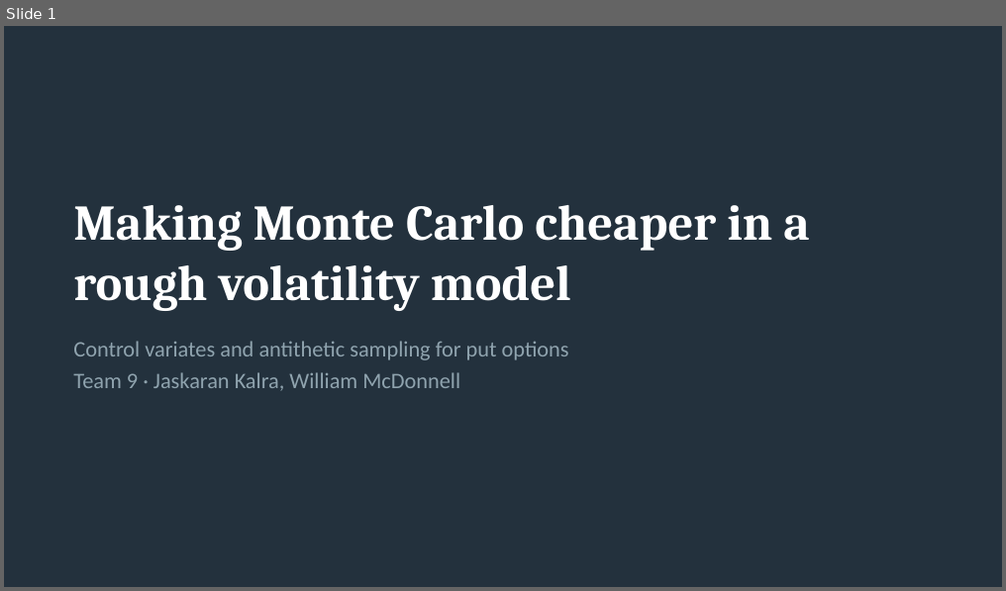
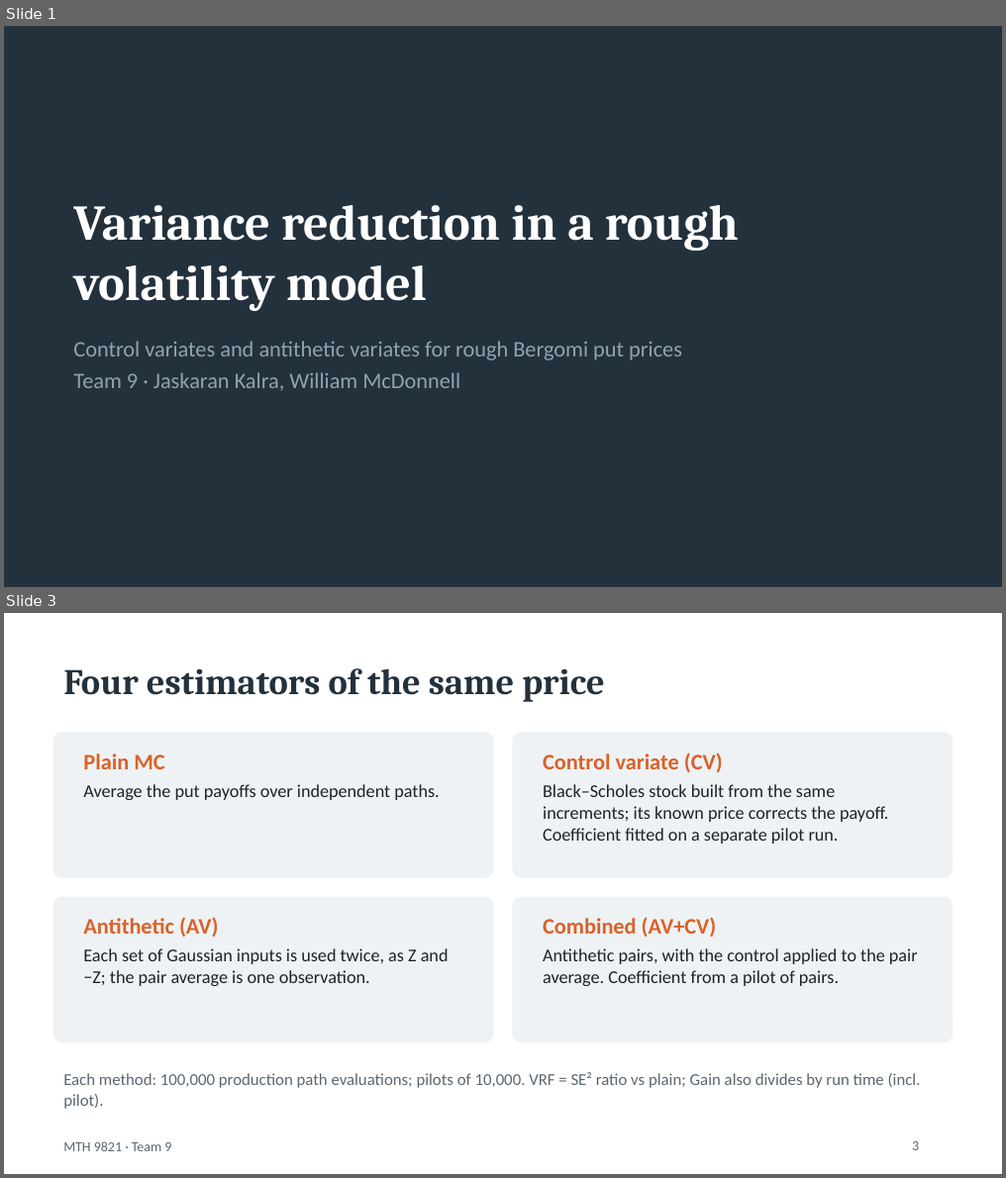
Before and after one commit to karan2615/MTH9821, a slide deck: hw2_slides.pptx. Shown one above the other, each under a label of ours: slide 1 before the commit, slides 1 and 3 after it; the slides between them are not shown. The pictures are 1006x591 and 1006x1178 pixels, drawn with LibreOffice and Linux fonts; fonts in the diff are those of the drawing. Boxes give left, top, right and bottom in pixels: in the first picture for what was removed or moved away, otherwise in the second. Text is boxed around its words. In the diff, an @@ line names an element or a change of style, - is before the commit and + after.

```diff
--- a/hw2_slides.pptx
+++ b/hw2_slides.pptx
@@ slide 3 added at (x1=4, y1=613, x2=1002, y2=1174), background #FFFFFF @@
@@ title added at (x1=63, y1=668, x2=604, y2=702), 26 pt, text #23313D, bold @@
+Four estimators of the same price
@@ rounded rectangle added at (x1=54, y1=733, x2=493, y2=877), fill #EEF2F4, outline #EEF2F4 1 pt @@
@@ text added at (x1=83, y1=754, x2=439, y2=800), 13 pt, text #1E2328 @@
+Plain MC
+Average the put payoffs over independent paths.
@@ rounded rectangle added at (x1=513, y1=733, x2=952, y2=877), fill #EEF2F4, outline #EEF2F4 1 pt @@
@@ text added at (x1=543, y1=753, x2=888, y2=844), 13 pt, text #1E2328 @@
+Control variate (CV)
+Black–Scholes stock built from the same increments; its known price corrects the payoff. Coefficient fitted on a separate pilot run.
@@ rounded rectangle added at (x1=54, y1=897, x2=493, y2=1042), fill #EEF2F4, outline #EEF2F4 1 pt @@
@@ rounded rectangle added at (x1=513, y1=897, x2=952, y2=1042), fill #EEF2F4, outline #EEF2F4 1 pt @@
@@ text added at (x1=83, y1=917, x2=449, y2=986), 13 pt, text #1E2328 @@
+Antithetic (AV)
+Each set of Gaussian inputs is used twice, as Z and −Z; the pair average is one observation.
@@ text added at (x1=543, y1=917, x2=918, y2=986), 13 pt, text #1E2328 @@
+Combined (AV+CV)
+Antithetic pairs, with the control applied to the pair average. Coefficient from a pilot of pairs.
@@ text added at (x1=63, y1=1072, x2=921, y2=1109), 12 pt, text #5B6770 @@
+Each method: 100,000 production path evaluations; pilots of 10,000. VRF = SE² ratio vs plain; Gain also divides by run time (incl. pilot).
@@ text added at (x1=63, y1=1142, x2=171, y2=1152), 10 pt, text #5B6770 @@
+MTH 9821 · Team 9
@@ page number added at (x1=912, y1=1142, x2=919, y2=1151), 10 pt, text #5B6770 @@
+3
@@ slide 1 changed as well @@
@@ title at (x1=73, y1=205, x2=739, y2=311): text changed @@
-Making Monte Carlo cheaper in a rough volatility model
+Variance reduction in a rough volatility model
@@ text at (x1=73, y1=341, x2=682, y2=361): text changed @@
-Control variates and antithetic sampling for put options
+Control variates and antithetic variates for rough Bergomi put prices
```
Also in this commit, not shown: 3 other slides changed, 1 other slide added, 2 slides removed.
